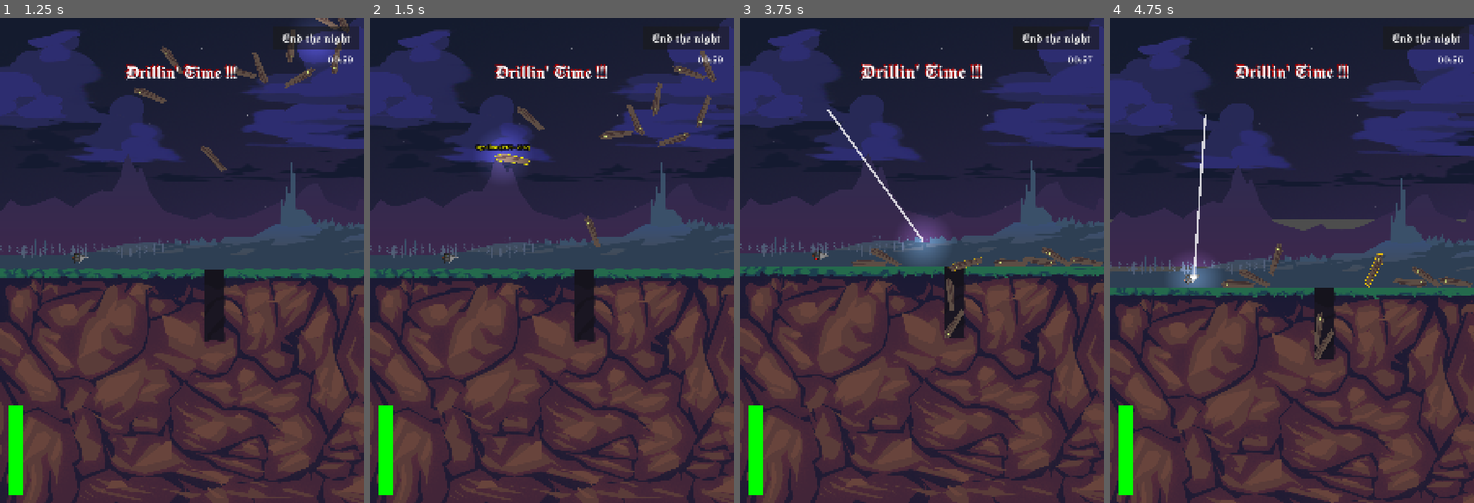
Above: before the commit, frames 1-4 (left to right).
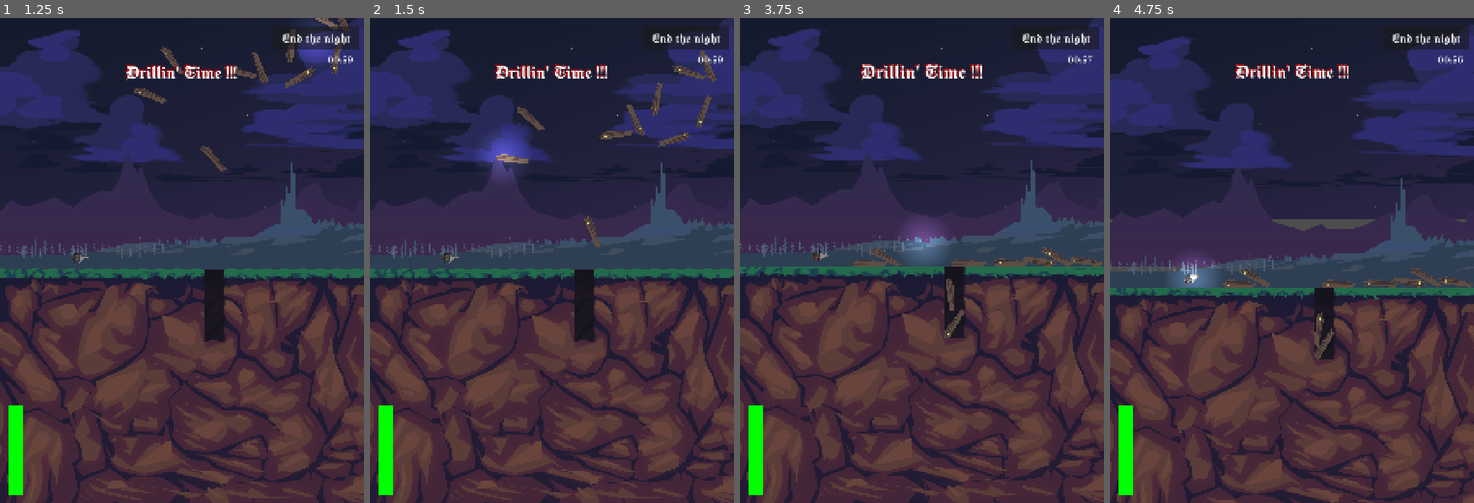
Above: after the commit, the same moments.

Repository: alelouis/ludumdare-57-les5ddp
Game: Godot game, scene res://scenes/test/tilemap_test_scene/tilemap_test.tscn
Same seed, same stepped clock (60 frames per second), same inputs: the game is played once before the commit and once after it. The engine's default icon, where the game draws it, is replaced by a stand-in: a white triangle on a blue panel in a dark square.
Inputs (mouse positions are in pixels of both pictures, inside the frame that each line leads up to):
- Up to frame 1 (1.25 s): click "End the night" at 0.5 s
- Up to frame 2 (1.5 s): tap Enter at 1.25 s; drag from (530, 105) to (453, 255) at 1.27 s
- Up to frame 3 (3.75 s): drag from (889, 265) to (903, 357) at 2.02 s; move the mouse to (954, 294) at 2.77 s; hold D 2.78-3.5 s; tap R at 2.85 s; click (954, 294) at 2.92 s; drag from (980, 265) to (812, 187) at 3.52 s
- Up to frame 4 (4.75 s): drag from (1390, 284) to (1193, 279) at 4.27 s

Frame 1 is identical in both runs. In frame 2, 0.2% of the frame differs, in the area x 28-44%, y 26-31%; in frame 3, 0.3%; in frame 4, 0.8%, in the area x 23-90%, y 19-56%.

Commit message:
Start the drill then the  coffing moving

Diff:
--- a/scenes/coffin.tscn
+++ b/scenes/coffin.tscn
@@ -25,7 +25,6 @@
 script = ExtResource("1_o11qi")
 
 [node name="RigidBody2D" type="RigidBody2D" parent="."]
-input_pickable = true
 physics_material_override = SubResource("PhysicsMaterial_oghpg")
 script = ExtResource("1_fe18d")
 
--- a/scenes/timerLabel.gd
+++ b/scenes/timerLabel.gd
@@ -14,11 +14,12 @@
 	update_text()
 
 func _process(delta: float) -> void:
-	if count_down:
-		time_left = max(0.0, time_left - delta)
-	else:
-		time_left += delta
-	update_text()
+	if !end_triggered:
+		if count_down:
+			time_left = max(0.0, time_left - delta)
+		else:
+			time_left += delta
+		update_text()
 	if count_down and time_left <= 0.0 and !end_triggered:
 		on_timer_finished()
 
@@ -39,4 +40,4 @@
 
 func _on_end_pressed():
 	time_left = 0.0
-	update_text()
+	on_timer_finished()
--- a/scripts/coffin_data.gd
+++ b/scripts/coffin_data.gd
@@ -2,27 +2,27 @@
 
 # Lists to store multiple people in a coffin
 class Person:
-    var first_name: String
-    var last_name: String
-    var birth_date: String
-    var death_date: String
+	var first_name: String
+	var last_name: String
+	var birth_date: String
+	var death_date: String
 
-    func _init(f_name: String, l_name: String, b_date: String, d_date: String):
-        first_name = f_name
-        last_name = l_name
-        birth_date = b_date
-        death_date = d_date
+	func _init(f_name: String, l_name: String, b_date: String, d_date: String):
+		first_name = f_name
+		last_name = l_name
+		birth_date = b_date
+		death_date = d_date
 
-    func get_full_name() -> String:
-        return first_name + " " + last_name
+	func get_full_name() -> String:
+		return first_name + " " + last_name
 
-    func get_date_range() -> String:
-        if birth_date.is_empty() or death_date.is_empty():
-            return ""
-        return birth_date + " - " + death_date
+	func get_date_range() -> String:
+		if birth_date.is_empty() or death_date.is_empty():
+			return ""
+		return birth_date + " - " + death_date
 
-    func get_display_line() -> String:
-        return get_full_name() + " (" + get_date_range() + ")"
+	func get_display_line() -> String:
+		return get_full_name() + " (" + get_date_range() + ")"
 
 # Collection of people in the coffin
 var people: Array[Person] = []
@@ -35,24 +35,24 @@
 
 # Legacy access to first person (for backward compatibility)
 @export var first_name: String = "":
-    set(value):
-        first_name = value
-        _update_first_person()
+	set(value):
+		first_name = value
+		_update_first_person()
 
 @export var last_name: String = "":
-    set(value):
-        last_name = value
-        _update_first_person()
+	set(value):
+		last_name = value
+		_update_first_person()
 
 @export var birth_date: String = "":
-    set(value):
-        birth_date = value
-        _update_first_person()
+	set(value):
+		birth_date = value
+		_update_first_person()
 
 @export var death_date: String = "":
-    set(value):
-        death_date = value
-        _update_first_person()
+	set(value):
+		death_date = value
+		_update_first_person()
 
 @export var epitaph: String = ""
 
@@ -60,110 +60,110 @@
 signal data_updated
 
 func _ready():
-    # Load names from files
-    load_names_from_files()
+	# Load names from files
+	load_names_from_files()
 
-    # Initialize with random data if empty
-    if people.is_empty():
-        randomize_data()
+	# Initialize with random data if empty
+	if people.is_empty():
+		randomize_data()
 
 # Load first and last names from text files
 func load_names_from_files() -> void:
-    # Load first names
-    var first_names_file = FileAccess.open("res://assets/names/first_names.txt", FileAccess.READ)
-    if first_names_file:
-        while not first_names_file.eof_reached():
-            var line = first_names_file.get_line().strip_edges()
-            if not line.is_empty():
-                first_names.append(line)
+	# Load first names
+	var first_names_file = FileAccess.open("res://assets/names/first_names.txt", FileAccess.READ)
+	if first_names_file:
+		while not first_names_file.eof_reached():
+			var line = first_names_file.get_line().strip_edges()
+			if not line.is_empty():
+				first_names.append(line)
 
-    # Load last names
-    var last_names_file = FileAccess.open("res://assets/names/last_names.txt", FileAccess.READ)
-    if last_names_file:
-        while not last_names_file.eof_reached():
-            var line = last_names_file.get_line().strip_edges()
-            if not line.is_empty():
-                last_names.append(line)
+	# Load last names
+	var last_names_file = FileAccess.open("res://assets/names/last_names.txt", FileAccess.READ)
+	if last_names_file:
+		while not last_names_file.eof_reached():
+			var line = last_names_file.get_line().strip_edges()
+			if not line.is_empty():
+				last_names.append(line)
 
-    # Fallback in case files couldn't be loaded
-    if first_names.is_empty():
-        first_names = ["John", "Mary", "Robert", "Elizabeth", "William"]
+	# Fallback in case files couldn't be loaded
+	if first_names.is_empty():
+		first_names = ["John", "Mary", "Robert", "Elizabeth", "William"]
 
-    if last_names.is_empty():
-        last_names = ["Smith", "Johnson", "Williams", "Brown", "Jones"]
+	if last_names.is_empty():
+		last_names = ["Smith", "Johnson", "Williams", "Brown", "Jones"]
 
 # Set the first person in the coffin (for backward compatibility)
 func _update_first_person():
-    if people.is_empty():
-        if first_name != "" or last_name != "":
-            var person = Person.new(first_name, last_name, birth_date, death_date)
-            people.append(person)
-    else:
-        # Update the first person with current values
-        people[0].first_name = first_name
-        people[0].last_name = last_name
-        people[0].birth_date = birth_date
-        people[0].death_date = death_date
+	if people.is_empty():
+		if first_name != "" or last_name != "":
+			var person = Person.new(first_name, last_name, birth_date, death_date)
+			people.append(person)
+	else:
+		# Update the first person with current values
+		people[0].first_name = first_name
+		people[0].last_name = last_name
+		people[0].birth_date = birth_date
+		people[0].death_date = death_date
 
-    emit_signal("data_updated")
+	emit_signal("data_updated")
 
 # Add a person to the coffin
 func add_person(first_name: String, last_name: String, birth_date: String, death_date: String) -> void:
-    var person = Person.new(first_name, last_name, birth_date, death_date)
-    people.append(person)
+	var person = Person.new(first_name, last_name, birth_date, death_date)
+	people.append(person)
 
-    # Keep the exported variables in sync with the first person
-    if people.size() == 1:
-        self.first_name = first_name
-        self.last_name = last_name
-        self.birth_date = birth_date
-        self.death_date = death_date
+	# Keep the exported variables in sync with the first person
+	if people.size() == 1:
+		self.first_name = first_name
+		self.last_name = last_name
+		self.birth_date = birth_date
+		self.death_date = death_date
 
-    emit_signal("data_updated")
+	emit_signal("data_updated")
 
 # Get the full name (for tooltip title - first person or combined)
 func get_full_name() -> String:
-    if people.is_empty():
-        return ""
+	if people.is_empty():
+		return ""
 
-    if people.size() == 1:
-        return people[0].get_full_name()
-    else:
-        # For multiple people, use the family name with number
-        return people[0].last_name + " Family (" + str(people.size()) + ")"
+	if people.size() == 1:
+		return people[0].get_full_name()
+	else:
+		# For multiple people, use the family name with number
+		return people[0].last_name + " Family (" + str(people.size()) + ")"
 
 
 # Get the detailed display text with all people
 func get_detailed_text() -> String:
-    if people.is_empty():
-        return ""
+	if people.is_empty():
+		return ""
 
-    var text = ""
-    for i in range(people.size()):
-        text += people[i].get_display_line()
-        if i < people.size() - 1:
-            text += "\n"
+	var text = ""
+	for i in range(people.size()):
+		text += people[i].get_display_line()
+		if i < people.size() - 1:
+			text += "\n"
 
-    return text
+	return text
 
 # Generate random data for testing
 func randomize_data() -> void:
-    # Clear existing data
-    people.clear()
+	# Clear existing data
+	people.clear()
 
-    # Make sure names are loaded
-    if first_names.is_empty() or last_names.is_empty():
-        load_names_from_files()
+	# Make sure names are loaded
+	if first_names.is_empty() or last_names.is_empty():
+		load_names_from_files()
 
-    # Pick random name
-    var first_name = first_names[randi() % first_names.size()]
-    var last_name = last_names.slice(0, n_families)[randi() % n_families]
+	# Pick random name
+	var first_name = first_names[randi() % first_names.size()]
+	var last_name = last_names.slice(0, n_families)[randi() % n_families]
 
-    # Generate random dates
-    var birth_year = str(randi_range(1900, 1980))
-    var death_year = str(randi_range(int(birth_year) + 20, 2025))
+	# Generate random dates
+	var birth_year = str(randi_range(1900, 1980))
+	var death_year = str(randi_range(int(birth_year) + 20, 2025))
 
-    # Create person
-    add_person(first_name, last_name, birth_year, death_year)
+	# Create person
+	add_person(first_name, last_name, birth_year, death_year)
 
-    emit_signal("data_updated")
+	emit_signal("data_updated")
--- a/scripts/coffin_interaction.gd
+++ b/scripts/coffin_interaction.gd
@@ -21,7 +21,6 @@
 		return
 
 	# Make sure the rigidbody is set to handle input
-	rigidbody.input_pickable = true
 
 	# Connect signals
 	rigidbody.connect("mouse_entered", _on_mouse_entered)
--- a/scripts/coffin_physics.gd
+++ b/scripts/coffin_physics.gd
@@ -32,7 +32,6 @@
 	# Initialize positions
 	previous_pos = global_position
 	target_pos = global_position
-	input_pickable = true
 
 	# Create a canvas layer to draw on top
 	canvas_layer = CanvasLayer.new()
--- a/scripts/drill_fuel.gd
+++ b/scripts/drill_fuel.gd
@@ -5,9 +5,12 @@
 @export var current_fuel := max_fuel
 @onready var text_label = $"../RichTextLabel"
 @onready var text_label_shadow = $"../RichTextLabelShadow"
+@onready var coffin_generator = $"../../CoffinSpawner"
 
 func _ready():
 	update_bar()
+	coffin_generator.set_pickable_coffins(false)
+
 
 func drain(amount: float):
 	current_fuel = clamp(current_fuel - amount * delta, 0.0, max_fuel)
@@ -30,5 +33,6 @@
 	else:
 		color = Color(1.0, 0.0, 0.0)  # Red
 	if(current_fuel == 0.0):
+		coffin_generator.set_pickable_coffins(true)
 		text_label.show_text("Coffin' Time !!!")
 		text_label_shadow.show_text("Coffin' Time !!!")
--- a/scripts/spawn_area.gd
+++ b/scripts/spawn_area.gd
@@ -370,3 +370,11 @@
 				return grandchild
 
 	return null
+
+
+func set_pickable_coffins(pickable: bool):
+	# Find all RigidBody2D nodes (coffins) in children
+	for child in get_children():
+		var rigidbody = find_rigidbody_child(child)
+		if(rigidbody != null):
+			rigidbody.input_pickable = pickable
Not shown: 1 places in scenes/coffin.tscn that only renumber resources
Not shown: 1 places in scenes/coffin_spawner.tscn that only renumber resources
